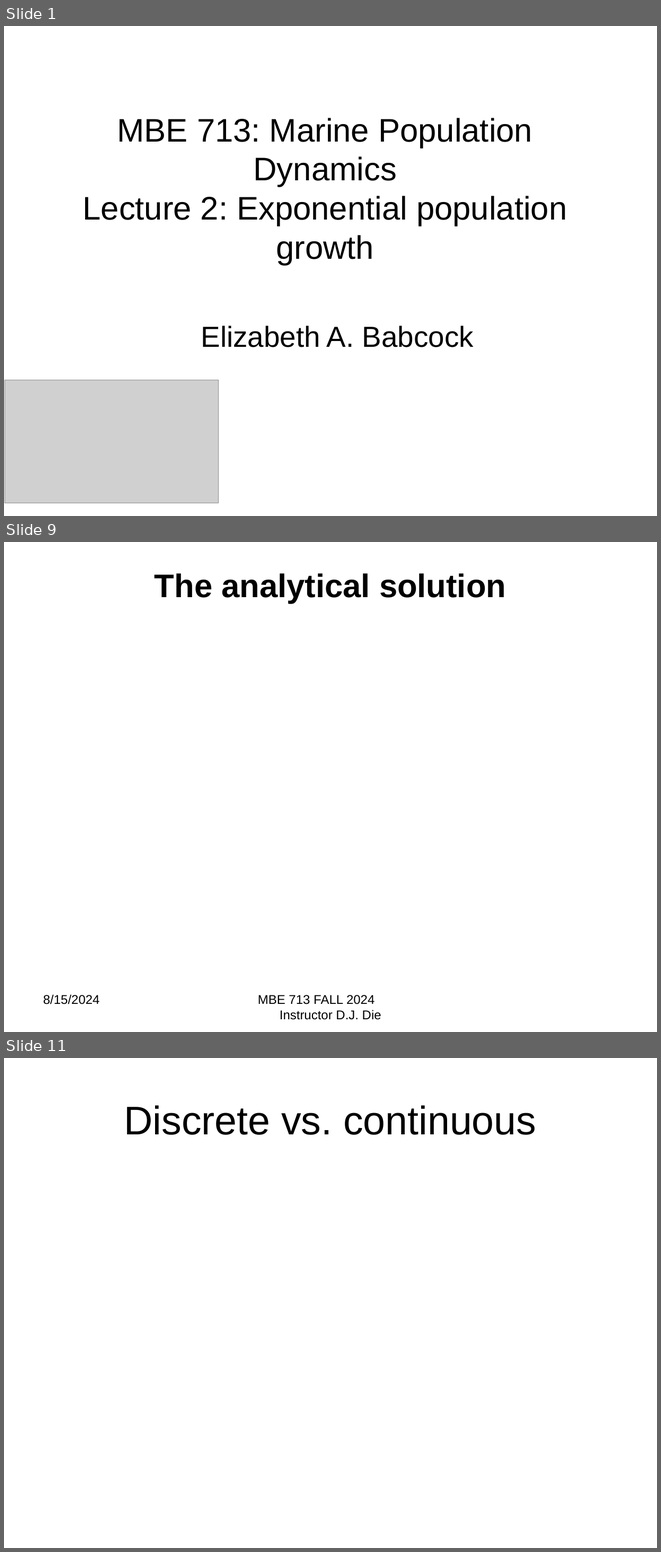
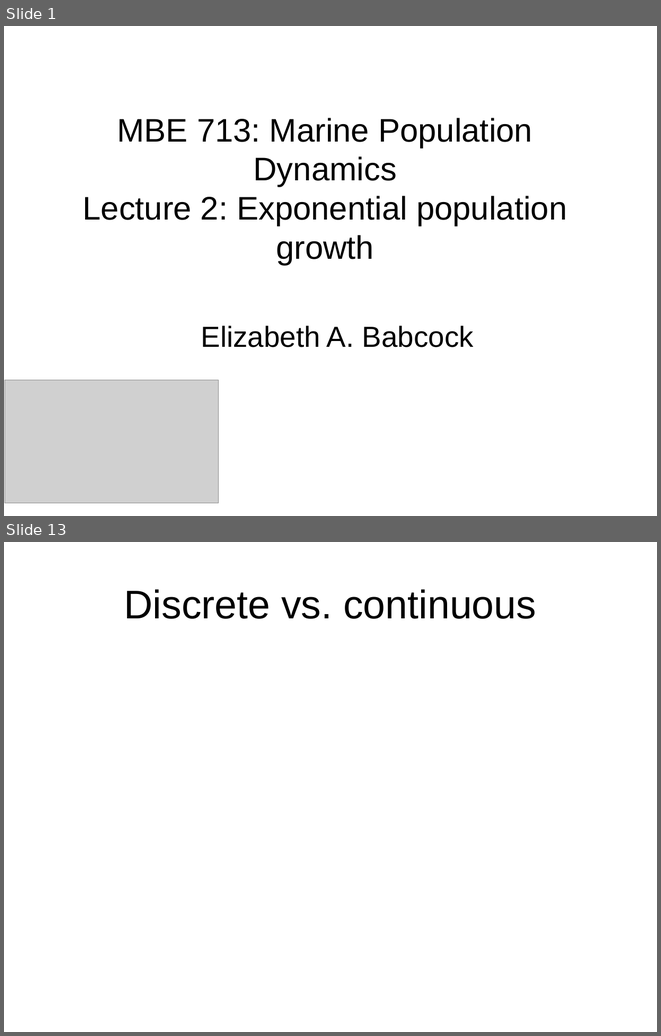
Before and after one commit to ebabcock/MBE713Population-Dynamics, a slide deck: Module3_exponential_growth/2.Exponential Growth.pptx. Shown one above the other, each under a label of ours: slides 1, 9 and 11 before the commit, slides 1 and 13 after it; the slides between them are not shown. The pictures are 661x1552 and 661x1036 pixels, drawn with LibreOffice and Linux fonts; fonts in the diff are those of the drawing; grey boxes stand for pictures. Boxes give left, top, right and bottom in pixels: in the first picture for what was removed or moved away, otherwise in the second. Text is boxed around its words. In the diff, an @@ line names an element or a change of style, - is before the commit and + after.

```diff
--- a/Module3_exponential_growth/2.Exponential Growth.pptx
+++ b/Module3_exponential_growth/2.Exponential Growth.pptx
@@ slide 9 removed at bbox=[4, 542, 657, 1032], background #FFFFFF @@
@@ title removed at bbox=[155, 573, 506, 603] @@
-The analytical solution
@@ text removed at bbox=[43, 994, 100, 1004] @@
-8/15/2024
@@ text removed at bbox=[258, 995, 381, 1020] @@
-MBE 713 FALL 2024 Instructor D.J. Die
@@ what was slide 11 is now slide 13 @@
```
Also in this commit, not shown: 8 slides changed, 3 slides added, 25 other files.
